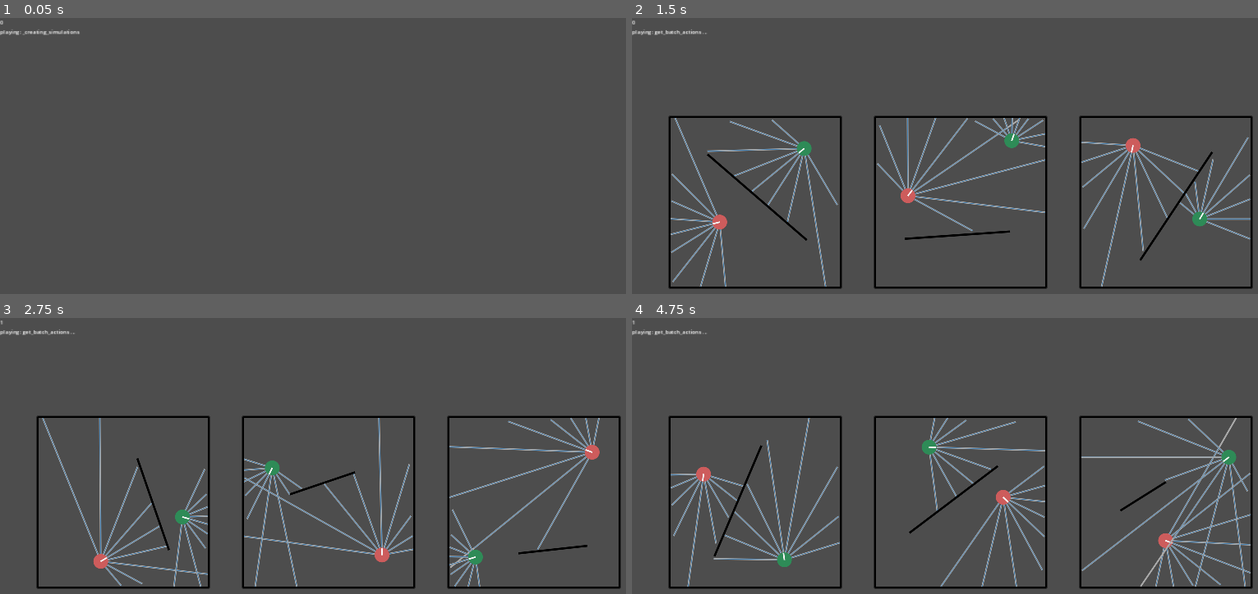
Above: before the commit, frames 1-4 (two rows, left to right).
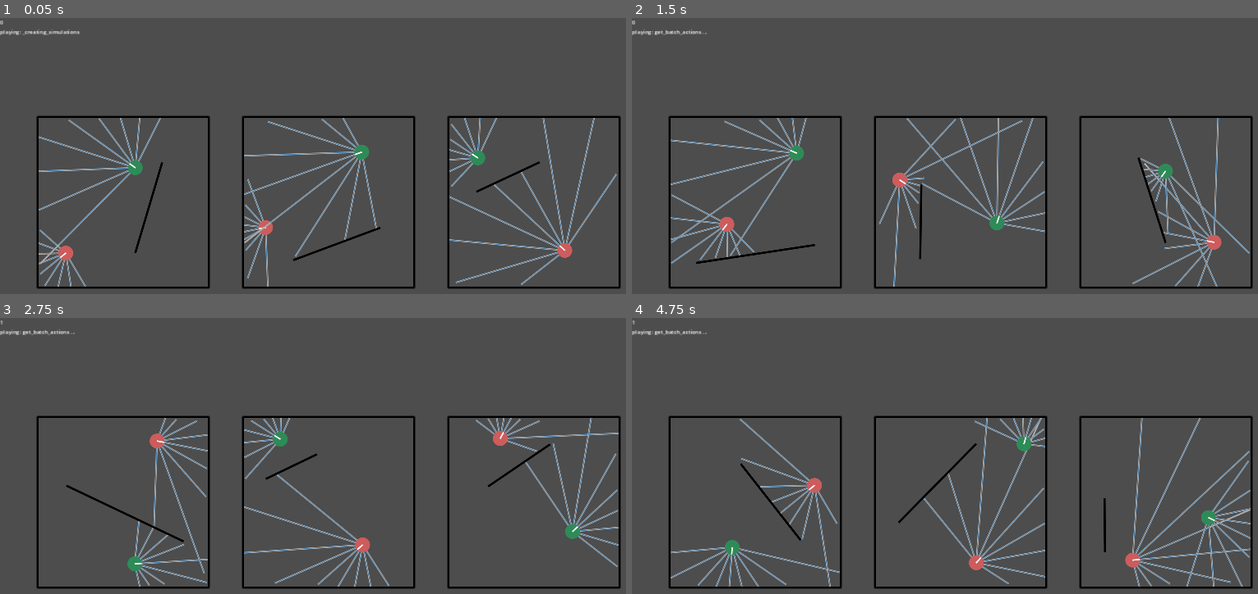
Above: after the commit, the same moments.

Repository: stokatyan/godot-ai
Game: Godot game, scene res://FindCoinGame/FCGEnv.tscn
Two runs of this game, one before a commit and one after it. Both use one fixed random seed, a clock stepped at 60 frames per second and the inputs below.
Inputs:
- Up to frame 1 (0.05 s): no input
- Up to frame 2 (1.5 s): tap Enter at 0.5 s; hold D 0.53-1.28 s; tap 2 at 0.6, 1.35 s; tap Space at 0.77, 1.25 s; hold S from 1.28 s (still down)
- Up to frame 3 (2.75 s): tap Space at 1.52 s; tap Enter at 2 s; release S at 2.03 s; hold D from 2.03 s (still down); tap 3 at 2.1 s; tap 2 at 2.3 s
- Up to frame 4 (4.75 s): tap Space at 2.75, 3.02, 3.77, 4.25, 4.52 s; release D at 2.78 s; hold Up 2.78-3.53 s; tap O at 2.85 s; tap 2 at 3.05, 3.8, 4.55 s; tap Enter at 3.5 s; hold Enter 3.53-4.28 s; hold A from 3.53 s (still down); tap 7 at 4.35 s

The runs differ from the first frame. In frame 1, 7.1% of the frame differs, in the area x 5-100%, y 35-99%; in frame 2, 8.2%; in frame 3, 7.6%; in frame 4, 8.7%, in the area x 6-99%, y 36-98%.
Error in both runs: Cannot call method 'poll' on a null value. (res://AI/AIServerTCP.gd:40)

Commit message:
minor updates

Diff:
--- a/godot-ai-client/AI/AIRunner.gd
+++ b/godot-ai-client/AI/AIRunner.gd
@@ -231,7 +231,8 @@
 		if !is_deterministic_map.has(agent_name) or !is_deterministic_map[agent_name]:
 			_response = await _ai_tcp.train(agent_name, env_delegate.get_train_steps(agent_name), true)
 	_cleanup_simulations(simulations)
-
+	print("Done Training")
+	env_delegate.update_status(_loop_train_count, "Done Training")
 	_loop_train_count += 1
 
 	_is_loop_training = false
--- a/godot-ai-client/FindCoinGame/FCGEnv.gd
+++ b/godot-ai-client/FindCoinGame/FCGEnv.gd
@@ -88,10 +88,10 @@
 	return FCGSimulation.new() as FCGSimulation
 
 func get_simulation_count() -> int:
-	return 60
+	return 3
 
 func get_steps_in_round() -> int:
-	return 36
+	return 5
 
 func get_state_dim(_agent_name: String) -> int:
 	if _agent_name == _example_sim.get_agent_names()[0]:
--- a/godot-ai-client/FindCoinGame/FCGSimulation.gd
+++ b/godot-ai-client/FindCoinGame/FCGSimulation.gd
@@ -14,10 +14,10 @@
 var _actions_taken = 0
 
 var _agents_to_prev_actions = {}
-var _action_history_size = 10
+var _action_history_size = 1#10
 
 var _agents_to_prev_observations= {}
-var _observation_history_size = 10
+var _observation_history_size = 1#10
 
 var _wall_thickness: float = 5
 
@@ -214,14 +214,14 @@
 	var motion_magnitude = result[0]
 
 	var prev_actions = _agents_to_prev_actions[agent]
+	prev_actions += action_vector
 	prev_actions.pop_front()
 	prev_actions.pop_front()
-	prev_actions += action_vector
 	_agents_to_prev_actions[agent] = prev_actions
 
 	var prev_observations = _agents_to_prev_observations[agent]
+	prev_observations.append(_get_current_observation(agent_index))
 	prev_observations.pop_front()
-	prev_observations.append(_get_current_observation(agent_index))
 	_agents_to_prev_observations[agent] = prev_observations
 
 	_actions_taken += 1
@@ -252,6 +252,7 @@
 	var state: Array[float] = [
 		(agent._rotation / PI)
 	]
+
 	var angles = agent.get_vision_angles()
 	var angle_to_wall_distance = {}
 	var other_agent_layer = _target_layer
Not shown, changed: ai-server/ai_commands.py
Not shown, changed: ai-server/sac_torch.py
